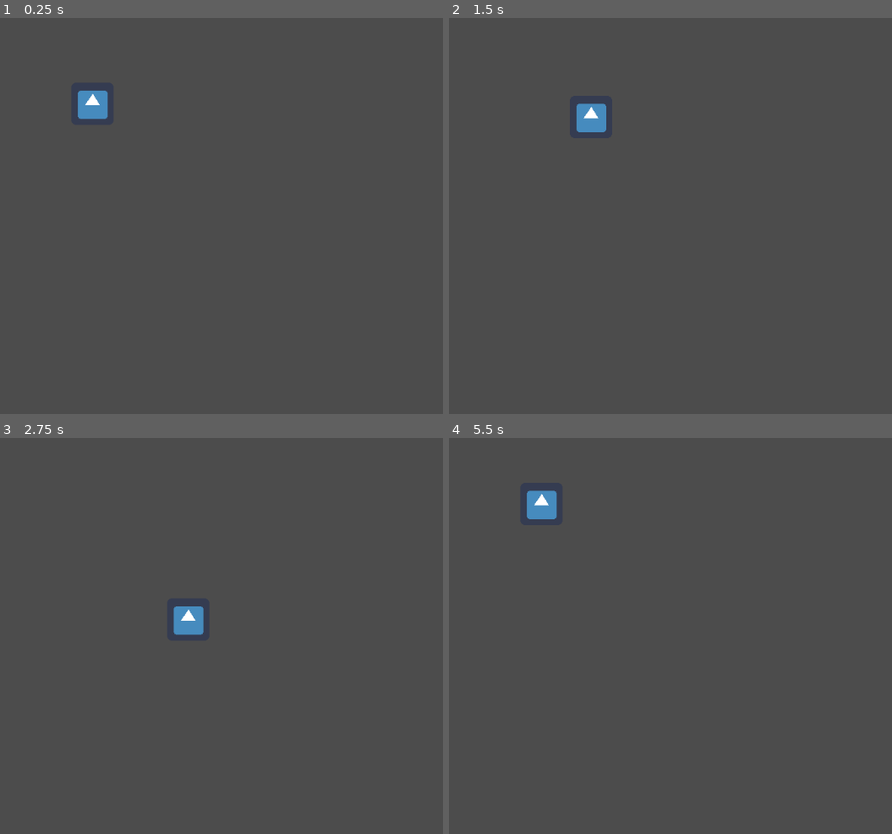
Above: before the commit, frames 1-4 (two rows, left to right).
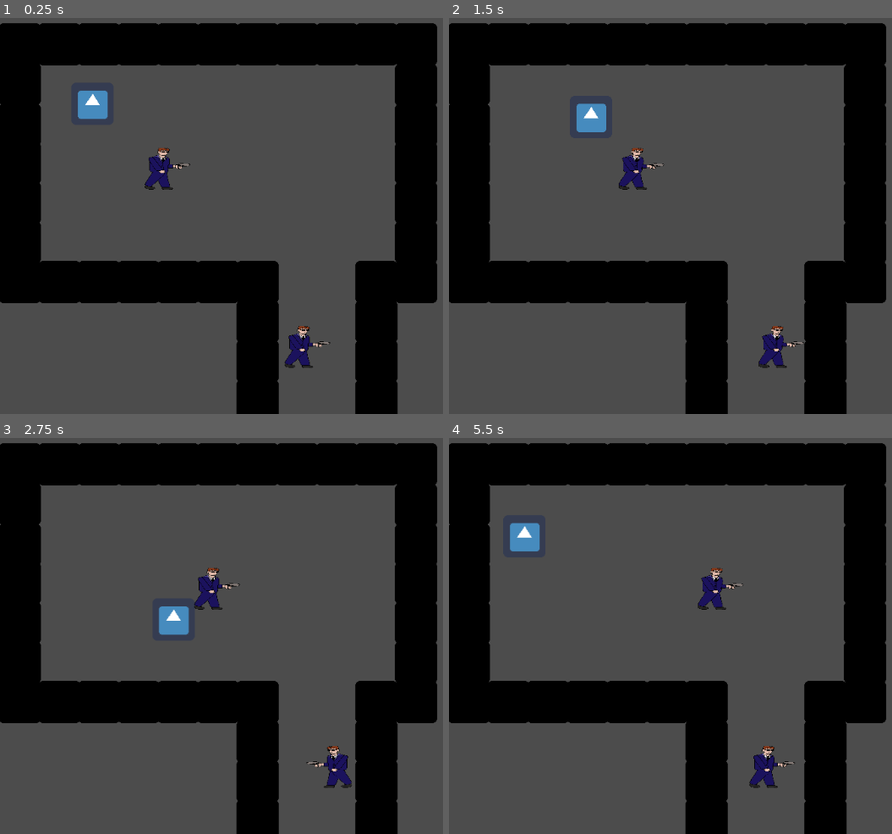
Above: after the commit, the same moments.

Repository: Fin23/game1
Game: Godot game, scene res://World.tscn
Same seed, same stepped clock (60 frames per second), same inputs: the game is played once before the commit and once after it. The engine's default icon, where the game draws it, is replaced by a stand-in: a white triangle on a blue panel in a dark square.
Inputs:
- Up to frame 1 (0.25 s): no input
- Up to frame 2 (1.5 s): hold Right (ui_right) 0.53-1.28 s; hold Down (ui_down) from 1.28 s (still down)
- Up to frame 3 (2.75 s): release Down (ui_down) at 2.03 s; hold Right (ui_right) from 2.03 s (still down)
- Up to frame 4 (5.5 s): release Right (ui_right) at 2.78 s; hold Up (ui_up) 2.78-3.53 s; hold Left (ui_left) 3.53-5.03 s; hold Down (ui_down) from 5.03 s (still down)

The runs differ from the first frame. In frame 1, 35% of the frame differs, in the area x 0-99%, y 1-100%; in frame 2, 35%; in frame 3, 35%; in frame 4, 36%.

Commit message:
adding animations

Diff:
--- /dev/null
+++ b/game2/Enemy.gd
@@ -0,0 +1,30 @@
+extends KinematicBody2D
+
+const GRAVITY = 10
+const SPEED = 30
+const wall = Vector2(0, -1)
+
+var velocity = Vector2()
+
+var direction = 1
+
+
+func _ready():
+	pass
+
+func _physics_process(delta):
+    velocity.x  = SPEED * direction
+
+    if direction == 1:
+        $AnimatedSprite.flip_h = false
+    else:
+        $AnimatedSprite.flip_h = true
+
+    $AnimatedSprite.play("walk")
+
+
+
+    velocity = move_and_slide(velocity, wall)
+
+    if is_on_wall():
+        direction = direction * -1
--- /dev/null
+++ b/game2/Enemy.tscn
@@ -0,0 +1,33 @@
+[gd_scene load_steps=6 format=2]
+
+[ext_resource path="res://Enemy.gd" type="Script" id=1]
+[ext_resource path="res://Game_Sprites/enemy2.png" type="Texture" id=2]
+[ext_resource path="res://Game_Sprites/enemy3.png" type="Texture" id=3]
+
+[sub_resource type="SpriteFrames" id=1]
+animations = [ {
+"frames": [ ExtResource( 2 ), ExtResource( 3 ) ],
+"loop": true,
+"name": "walk",
+"speed": 5.0
+} ]
+
+[sub_resource type="RectangleShape2D" id=2]
+extents = Vector2( 377.143, 830.769 )
+
+[node name="Enemy" type="KinematicBody2D"]
+script = ExtResource( 1 )
+__meta__ = {
+"_edit_group_": true
+}
+
+[node name="AnimatedSprite" type="AnimatedSprite" parent="."]
+position = Vector2( 152.5, 195 )
+scale = Vector2( 0.0651515, 0.0375 )
+frames = SubResource( 1 )
+animation = "walk"
+
+[node name="CollisionShape2D" type="CollisionShape2D" parent="."]
+position = Vector2( 146.357, 198.462 )
+scale = Vector2( 0.0651515, 0.0375 )
+shape = SubResource( 2 )
--- a/game2/KinematicBody2D.gd
+++ b/game2/KinematicBody2D.gd
@@ -1,5 +1,5 @@
 extends KinematicBody2D
-
+#====================== this is for up down side to side movement =================
 var motion = Vector2()
 
 func _process(delta):
@@ -21,3 +21,4 @@
 
 	move_and_slide(motion)
 	pass
+#=============================================================================
--- a/game2/World.tscn
+++ b/game2/World.tscn
@@ -1,16 +1,766 @@
-[gd_scene load_steps=3 format=2]
+[gd_scene load_steps=6 format=2]
 
 [ext_resource path="res://KinematicBody2D.gd" type="Script" id=1]
 [ext_resource path="res://icon.png" type="Texture" id=2]
+[ext_resource path="res://Enemy.tscn" type="PackedScene" id=3]
+
+[sub_resource type="RectangleShape2D" id=1]
+extents = Vector2( 31.4771, 31.789 )
+
+[sub_resource type="RectangleShape2D" id=2]
+extents = Vector2( 32.0928, 32.0436 )
 
 [node name="World" type="Node"]
 
-[node name="KinematicBody2D" type="KinematicBody2D" parent="."]
+[node name="player" type="KinematicBody2D" parent="."]
 position = Vector2( 140, 130 )
 script = ExtResource( 1 )
 __meta__ = {
 "_edit_group_": true
 }
 
-[node name="Sprite" type="Sprite" parent="KinematicBody2D"]
-texture = ExtResource( 2 )
+[node name="Sprite" type="Sprite" parent="player"]
+texture = ExtResource( 2 )
+
+[node name="CollisionShape2D" type="CollisionShape2D" parent="player"]
+shape = SubResource( 1 )
+
+[node name="walls" type="Node" parent="."]
+editor/display_folded = true
+
+[node name="wall" type="StaticBody2D" parent="walls"]
+position = Vector2( 30, 40 )
+__meta__ = {
+"_edit_group_": true
+}
+
+[node name="Sprite" type="Sprite" parent="walls/wall"]
+modulate = Color( 0, 0, 0, 1 )
+texture = ExtResource( 2 )
+
+[node name="CollisionShape2D" type="CollisionShape2D" parent="walls/wall"]
+shape = SubResource( 2 )
+
+[node name="wall2" type="StaticBody2D" parent="walls"]
+position = Vector2( 30, 100 )
+__meta__ = {
+"_edit_group_": true
+}
+
+[node name="Sprite" type="Sprite" parent="walls/wall2"]
+modulate = Color( 0, 0, 0, 1 )
+texture = ExtResource( 2 )
+
+[node name="CollisionShape2D" type="CollisionShape2D" parent="walls/wall2"]
+shape = SubResource( 2 )
+
+[node name="wall14" type="StaticBody2D" parent="walls"]
+position = Vector2( 30, 162 )
+__meta__ = {
+"_edit_group_": true
+}
+
+[node name="Sprite" type="Sprite" parent="walls/wall14"]
+modulate = Color( 0, 0, 0, 1 )
+texture = ExtResource( 2 )
+
+[node name="CollisionShape2D" type="CollisionShape2D" parent="walls/wall14"]
+shape = SubResource( 2 )
+
+[node name="wall15" type="StaticBody2D" parent="walls"]
+position = Vector2( 30, 220 )
+__meta__ = {
+"_edit_group_": true
+}
+
+[node name="Sprite" type="Sprite" parent="walls/wall15"]
+modulate = Color( 0, 0, 0, 1 )
+texture = ExtResource( 2 )
+
+[node name="CollisionShape2D" type="CollisionShape2D" parent="walls/wall15"]
+shape = SubResource( 2 )
+
+[node name="wall16" type="StaticBody2D" parent="walls"]
+position = Vector2( 30, 280 )
+__meta__ = {
+"_edit_group_": true
+}
+
+[node name="Sprite" type="Sprite" parent="walls/wall16"]
+modulate = Color( 0, 0, 0, 1 )
+texture = ExtResource( 2 )
+
+[node name="CollisionShape2D" type="CollisionShape2D" parent="walls/wall16"]
+shape = SubResource( 2 )
+
+[node name="wall20" type="StaticBody2D" parent="walls"]
+position = Vector2( 30, 340 )
+__meta__ = {
+"_edit_group_": true
+}
+
+[node name="Sprite" type="Sprite" parent="walls/wall20"]
+modulate = Color( 0, 0, 0, 1 )
+texture = ExtResource( 2 )
+
+[node name="CollisionShape2D" type="CollisionShape2D" parent="walls/wall20"]
+shape = SubResource( 2 )
+
+[node name="wall21" type="StaticBody2D" parent="walls"]
+position = Vector2( 30, 400 )
+__meta__ = {
+"_edit_group_": true
+}
+
+[node name="Sprite" type="Sprite" parent="walls/wall21"]
+modulate = Color( 0, 0, 0, 1 )
+texture = ExtResource( 2 )
+
+[node name="CollisionShape2D" type="CollisionShape2D" parent="walls/wall21"]
+shape = SubResource( 2 )
+
+[node name="wall22" type="StaticBody2D" parent="walls"]
+position = Vector2( 90, 400 )
+__meta__ = {
+"_edit_group_": true
+}
+
+[node name="Sprite" type="Sprite" parent="walls/wall22"]
+modulate = Color( 0, 0, 0, 1 )
+texture = ExtResource( 2 )
+
+[node name="CollisionShape2D" type="CollisionShape2D" parent="walls/wall22"]
+shape = SubResource( 2 )
+
+[node name="wall23" type="StaticBody2D" parent="walls"]
+position = Vector2( 150, 400 )
+__meta__ = {
+"_edit_group_": true
+}
+
+[node name="Sprite" type="Sprite" parent="walls/wall23"]
+modulate = Color( 0, 0, 0, 1 )
+texture = ExtResource( 2 )
+
+[node name="CollisionShape2D" type="CollisionShape2D" parent="walls/wall23"]
+shape = SubResource( 2 )
+
+[node name="wall24" type="StaticBody2D" parent="walls"]
+position = Vector2( 210, 400 )
+__meta__ = {
+"_edit_group_": true
+}
+
+[node name="Sprite" type="Sprite" parent="walls/wall24"]
+modulate = Color( 0, 0, 0, 1 )
+texture = ExtResource( 2 )
+
+[node name="CollisionShape2D" type="CollisionShape2D" parent="walls/wall24"]
+shape = SubResource( 2 )
+
+[node name="wall25" type="StaticBody2D" parent="walls"]
+position = Vector2( 270, 400 )
+__meta__ = {
+"_edit_group_": true
+}
+
+[node name="Sprite" type="Sprite" parent="walls/wall25"]
+modulate = Color( 0, 0, 0, 1 )
+texture = ExtResource( 2 )
+
+[node name="CollisionShape2D" type="CollisionShape2D" parent="walls/wall25"]
+shape = SubResource( 2 )
+
+[node name="wall26" type="StaticBody2D" parent="walls"]
+position = Vector2( 330, 400 )
+__meta__ = {
+"_edit_group_": true
+}
+
+[node name="Sprite" type="Sprite" parent="walls/wall26"]
+modulate = Color( 0, 0, 0, 1 )
+texture = ExtResource( 2 )
+
+[node name="CollisionShape2D" type="CollisionShape2D" parent="walls/wall26"]
+shape = SubResource( 2 )
+
+[node name="wall27" type="StaticBody2D" parent="walls"]
+position = Vector2( 390, 400 )
+__meta__ = {
+"_edit_group_": true
+}
+
+[node name="Sprite" type="Sprite" parent="walls/wall27"]
+modulate = Color( 0, 0, 0, 1 )
+texture = ExtResource( 2 )
+
+[node name="CollisionShape2D" type="CollisionShape2D" parent="walls/wall27"]
+shape = SubResource( 2 )
+
+[node name="wall32" type="StaticBody2D" parent="walls"]
+position = Vector2( 390, 460 )
+__meta__ = {
+"_edit_group_": true
+}
+
+[node name="Sprite" type="Sprite" parent="walls/wall32"]
+modulate = Color( 0, 0, 0, 1 )
+texture = ExtResource( 2 )
+
+[node name="CollisionShape2D" type="CollisionShape2D" parent="walls/wall32"]
+shape = SubResource( 2 )
+
+[node name="wall33" type="StaticBody2D" parent="walls"]
+position = Vector2( 390, 520 )
+__meta__ = {
+"_edit_group_": true
+}
+
+[node name="Sprite" type="Sprite" parent="walls/wall33"]
+modulate = Color( 0, 0, 0, 1 )
+texture = ExtResource( 2 )
+
+[node name="CollisionShape2D" type="CollisionShape2D" parent="walls/wall33"]
+shape = SubResource( 2 )
+
+[node name="wall35" type="StaticBody2D" parent="walls"]
+position = Vector2( 390, 580 )
+__meta__ = {
+"_edit_group_": true
+}
+
+[node name="Sprite" type="Sprite" parent="walls/wall35"]
+modulate = Color( 0, 0, 0, 1 )
+texture = ExtResource( 2 )
+
+[node name="CollisionShape2D" type="CollisionShape2D" parent="walls/wall35"]
+shape = SubResource( 2 )
+
+[node name="wall38" type="StaticBody2D" parent="walls"]
+position = Vector2( 390, 640 )
+__meta__ = {
+"_edit_group_": true
+}
+
+[node name="Sprite" type="Sprite" parent="walls/wall38"]
+modulate = Color( 0, 0, 0, 1 )
+texture = ExtResource( 2 )
+
+[node name="CollisionShape2D" type="CollisionShape2D" parent="walls/wall38"]
+shape = SubResource( 2 )
+
+[node name="wall39" type="StaticBody2D" parent="walls"]
+position = Vector2( 330, 640 )
+__meta__ = {
+"_edit_group_": true
+}
+
+[node name="Sprite" type="Sprite" parent="walls/wall39"]
+modulate = Color( 0, 0, 0, 1 )
+texture = ExtResource( 2 )
+
+[node name="CollisionShape2D" type="CollisionShape2D" parent="walls/wall39"]
+shape = SubResource( 2 )
+
+[node name="wall40" type="StaticBody2D" parent="walls"]
+position = Vector2( 270, 640 )
+__meta__ = {
+"_edit_group_": true
+}
+
+[node name="Sprite" type="Sprite" parent="walls/wall40"]
+modulate = Color( 0, 0, 0, 1 )
+texture = ExtResource( 2 )
+
+[node name="CollisionShape2D" type="CollisionShape2D" parent="walls/wall40"]
+shape = SubResource( 2 )
+
+[node name="wall41" type="StaticBody2D" parent="walls"]
+position = Vector2( 270, 700 )
+__meta__ = {
+"_edit_group_": true
+}
+
+[node name="Sprite" type="Sprite" parent="walls/wall41"]
+modulate = Color( 0, 0, 0, 1 )
+texture = ExtResource( 2 )
+
+[node name="CollisionShape2D" type="CollisionShape2D" parent="walls/wall41"]
+shape = SubResource( 2 )
+
+[node name="wall42" type="StaticBody2D" parent="walls"]
+position = Vector2( 270, 760 )
+__meta__ = {
+"_edit_group_": true
+}
+
+[node name="Sprite" type="Sprite" parent="walls/wall42"]
+modulate = Color( 0, 0, 0, 1 )
+texture = ExtResource( 2 )
+
+[node name="CollisionShape2D" type="CollisionShape2D" parent="walls/wall42"]
+shape = SubResource( 2 )
+
+[node name="wall43" type="StaticBody2D" parent="walls"]
+position = Vector2( 270, 820 )
+__meta__ = {
+"_edit_group_": true
+}
+
+[node name="Sprite" type="Sprite" parent="walls/wall43"]
+modulate = Color( 0, 0, 0, 1 )
+texture = ExtResource( 2 )
+
+[node name="CollisionShape2D" type="CollisionShape2D" parent="walls/wall43"]
+shape = SubResource( 2 )
+
+[node name="wall44" type="StaticBody2D" parent="walls"]
+position = Vector2( 270, 880 )
+__meta__ = {
+"_edit_group_": true
+}
+
+[node name="Sprite" type="Sprite" parent="walls/wall44"]
+modulate = Color( 0, 0, 0, 1 )
+texture = ExtResource( 2 )
+
+[node name="CollisionShape2D" type="CollisionShape2D" parent="walls/wall44"]
+shape = SubResource( 2 )
+
+[node name="wall45" type="StaticBody2D" parent="walls"]
+position = Vector2( 330, 880 )
+__meta__ = {
+"_edit_group_": true
+}
+
+[node name="Sprite" type="Sprite" parent="walls/wall45"]
+modulate = Color( 0, 0, 0, 1 )
+texture = ExtResource( 2 )
+
+[node name="CollisionShape2D" type="CollisionShape2D" parent="walls/wall45"]
+shape = SubResource( 2 )
+
+[node name="wall46" type="StaticBody2D" parent="walls"]
+position = Vector2( 390, 880 )
+__meta__ = {
+"_edit_group_": true
+}
+
+[node name="Sprite" type="Sprite" parent="walls/wall46"]
+modulate = Color( 0, 0, 0, 1 )
+texture = ExtResource( 2 )
+
+[node name="CollisionShape2D" type="CollisionShape2D" parent="walls/wall46"]
+shape = SubResource( 2 )
+
+[node name="wall47" type="StaticBody2D" parent="walls"]
+position = Vector2( 450, 880 )
+__meta__ = {
+"_edit_group_": true
+}
+
+[node name="Sprite" type="Sprite" parent="walls/wall47"]
+modulate = Color( 0, 0, 0, 1 )
+texture = ExtResource( 2 )
+
+[node name="CollisionShape2D" type="CollisionShape2D" parent="walls/wall47"]
+shape = SubResource( 2 )
+
+[node name="wall48" type="StaticBody2D" parent="walls"]
+position = Vector2( 630, 640 )
+__meta__ = {
+"_edit_group_": true
+}
+
+[node name="Sprite" type="Sprite" parent="walls/wall48"]
+modulate = Color( 0, 0, 0, 1 )
+texture = ExtResource( 2 )
+
+[node name="CollisionShape2D" type="CollisionShape2D" parent="walls/wall48"]
+shape = SubResource( 2 )
+
+[node name="wall49" type="StaticBody2D" parent="walls"]
+position = Vector2( 690, 640 )
+__meta__ = {
+"_edit_group_": true
+}
+
+[node name="Sprite" type="Sprite" parent="walls/wall49"]
+modulate = Color( 0, 0, 0, 1 )
+texture = ExtResource( 2 )
+
+[node name="CollisionShape2D" type="CollisionShape2D" parent="walls/wall49"]
+shape = SubResource( 2 )
+
+[node name="wall50" type="StaticBody2D" parent="walls"]
+position = Vector2( 690, 700 )
+__meta__ = {
+"_edit_group_": true
+}
+
+[node name="Sprite" type="Sprite" parent="walls/wall50"]
+modulate = Color( 0, 0, 0, 1 )
+texture = ExtResource( 2 )
+
+[node name="CollisionShape2D" type="CollisionShape2D" parent="walls/wall50"]
+shape = SubResource( 2 )
+
+[node name="wall51" type="StaticBody2D" parent="walls"]
+position = Vector2( 690, 760 )
+__meta__ = {
+"_edit_group_": true
+}
+
+[node name="Sprite" type="Sprite" parent="walls/wall51"]
+modulate = Color( 0, 0, 0, 1 )
+texture = ExtResource( 2 )
+
+[node name="CollisionShape2D" type="CollisionShape2D" parent="walls/wall51"]
+shape = SubResource( 2 )
+
+[node name="wall52" type="StaticBody2D" parent="walls"]
+position = Vector2( 690, 820 )
+__meta__ = {
+"_edit_group_": true
+}
+
+[node name="Sprite" type="Sprite" parent="walls/wall52"]
+modulate = Color( 0, 0, 0, 1 )
+texture = ExtResource( 2 )
+
+[node name="CollisionShape2D" type="CollisionShape2D" parent="walls/wall52"]
+shape = SubResource( 2 )
+
+[node name="wall53" type="StaticBody2D" parent="walls"]
+position = Vector2( 690, 880 )
+__meta__ = {
+"_edit_group_": true
+}
+
+[node name="Sprite" type="Sprite" parent="walls/wall53"]
+modulate = Color( 0, 0, 0, 1 )
+texture = ExtResource( 2 )
+
+[node name="CollisionShape2D" type="CollisionShape2D" parent="walls/wall53"]
+shape = SubResource( 2 )
+
+[node name="wall54" type="StaticBody2D" parent="walls"]
+position = Vector2( 630, 880 )
+__meta__ = {
+"_edit_group_": true
+}
+
+[node name="Sprite" type="Sprite" parent="walls/wall54"]
+modulate = Color( 0, 0, 0, 1 )
+texture = ExtResource( 2 )
+
+[node name="CollisionShape2D" type="CollisionShape2D" parent="walls/wall54"]
+shape = SubResource( 2 )
+
+[node name="wall55" type="StaticBody2D" parent="walls"]
+position = Vector2( 570, 880 )
+__meta__ = {
+"_edit_group_": true
+}
+
+[node name="Sprite" type="Sprite" parent="walls/wall55"]
+modulate = Color( 0, 0, 0, 1 )
+texture = ExtResource( 2 )
+
+[node name="CollisionShape2D" type="CollisionShape2D" parent="walls/wall55"]
+shape = SubResource( 2 )
+
+[node name="wall56" type="StaticBody2D" parent="walls"]
+position = Vector2( 510, 880 )
+__meta__ = {
+"_edit_group_": true
+}
+
+[node name="Sprite" type="Sprite" parent="walls/wall56"]
+modulate = Color( 0, 0, 0, 1 )
+texture = ExtResource( 2 )
+
+[node name="CollisionShape2D" type="CollisionShape2D" parent="walls/wall56"]
+shape = SubResource( 2 )
+
+[node name="wall3" type="StaticBody2D" parent="walls"]
+position = Vector2( 90, 40 )
+__meta__ = {
+"_edit_group_": true
+}
+
+[node name="Sprite" type="Sprite" parent="walls/wall3"]
+modulate = Color( 0, 0, 0, 1 )
+texture = ExtResource( 2 )
+
+[node name="CollisionShape2D" type="CollisionShape2D" parent="walls/wall3"]
+shape = SubResource( 2 )
+
+[node name="wall4" type="StaticBody2D" parent="walls"]
+position = Vector2( 150, 40 )
+__meta__ = {
+"_edit_group_": true
+}
+
+[node name="Sprite" type="Sprite" parent="walls/wall4"]
+modulate = Color( 0, 0, 0, 1 )
+texture = ExtResource( 2 )
+
+[node name="CollisionShape2D" type="CollisionShape2D" parent="walls/wall4"]
+shape = SubResource( 2 )
+
+[node name="wall5" type="StaticBody2D" parent="walls"]
+position = Vector2( 210, 40 )
+__meta__ = {
+"_edit_group_": true
+}
+
+[node name="Sprite" type="Sprite" parent="walls/wall5"]
+modulate = Color( 0, 0, 0, 1 )
+texture = ExtResource( 2 )
+
+[node name="CollisionShape2D" type="CollisionShape2D" parent="walls/wall5"]
+shape = SubResource( 2 )
+
+[node name="wall6" type="StaticBody2D" parent="walls"]
+position = Vector2( 270, 40 )
+__meta__ = {
+"_edit_group_": true
+}
+
+[node name="Sprite" type="Sprite" parent="walls/wall6"]
+modulate = Color( 0, 0, 0, 1 )
+texture = ExtResource( 2 )
+
+[node name="CollisionShape2D" type="CollisionShape2D" parent="walls/wall6"]
+shape = SubResource( 2 )
+
+[node name="wall7" type="StaticBody2D" parent="walls"]
+position = Vector2( 330, 40 )
+__meta__ = {
+"_edit_group_": true
+}
+
+[node name="Sprite" type="Sprite" parent="walls/wall7"]
+modulate = Color( 0, 0, 0, 1 )
+texture = ExtResource( 2 )
+
+[node name="CollisionShape2D" type="CollisionShape2D" parent="walls/wall7"]
+shape = SubResource( 2 )
+
+[node name="wall8" type="StaticBody2D" parent="walls"]
+position = Vector2( 390, 40 )
+__meta__ = {
+"_edit_group_": true
+}
+
+[node name="Sprite" type="Sprite" parent="walls/wall8"]
+modulate = Color( 0, 0, 0, 1 )
+texture = ExtResource( 2 )
+
+[node name="CollisionShape2D" type="CollisionShape2D" parent="walls/wall8"]
+shape = SubResource( 2 )
+
+[node name="wall9" type="StaticBody2D" parent="walls"]
+position = Vector2( 450, 40 )
+__meta__ = {
+"_edit_group_": true
+}
+
+[node name="Sprite" type="Sprite" parent="walls/wall9"]
+modulate = Color( 0, 0, 0, 1 )
+texture = ExtResource( 2 )
+
+[node name="CollisionShape2D" type="CollisionShape2D" parent="walls/wall9"]
+shape = SubResource( 2 )
+
+[node name="wall10" type="StaticBody2D" parent="walls"]
+position = Vector2( 510, 40 )
+__meta__ = {
+"_edit_group_": true
+}
+
+[node name="Sprite" type="Sprite" parent="walls/wall10"]
+modulate = Color( 0, 0, 0, 1 )
+texture = ExtResource( 2 )
+
+[node name="CollisionShape2D" type="CollisionShape2D" parent="walls/wall10"]
+shape = SubResource( 2 )
+
+[node name="wall11" type="StaticBody2D" parent="walls"]
+position = Vector2( 570, 40 )
+__meta__ = {
+"_edit_group_": true
+}
+
+[node name="Sprite" type="Sprite" parent="walls/wall11"]
+modulate = Color( 0, 0, 0, 1 )
+texture = ExtResource( 2 )
+
+[node name="CollisionShape2D" type="CollisionShape2D" parent="walls/wall11"]
+shape = SubResource( 2 )
+
+[node name="wall12" type="StaticBody2D" parent="walls"]
+position = Vector2( 630, 40 )
+__meta__ = {
+"_edit_group_": true
+}
+
+[node name="Sprite" type="Sprite" parent="walls/wall12"]
+modulate = Color( 0, 0, 0, 1 )
+texture = ExtResource( 2 )
+
+[node name="CollisionShape2D" type="CollisionShape2D" parent="walls/wall12"]
+shape = SubResource( 2 )
+
+[node name="wall13" type="StaticBody2D" parent="walls"]
+position = Vector2( 630, 101.691 )
+__meta__ = {
+"_edit_group_": true
+}
+
+[node name="Sprite" type="Sprite" parent="walls/wall13"]
+modulate = Color( 0, 0, 0, 1 )
+texture = ExtResource( 2 )
+
+[node name="CollisionShape2D" type="CollisionShape2D" parent="walls/wall13"]
+shape = SubResource( 2 )
+
+[node name="wall17" type="StaticBody2D" parent="walls"]
+position = Vector2( 630, 162 )
+__meta__ = {
+"_edit_group_": true
+}
+
+[node name="Sprite" type="Sprite" parent="walls/wall17"]
+modulate = Color( 0, 0, 0, 1 )
+texture = ExtResource( 2 )
+
+[node name="CollisionShape2D" type="CollisionShape2D" parent="walls/wall17"]
+shape = SubResource( 2 )
+
+[node name="wall18" type="StaticBody2D" parent="walls"]
+position = Vector2( 630, 220 )
+__meta__ = {
+"_edit_group_": true
+}
+
+[node name="Sprite" type="Sprite" parent="walls/wall18"]
+modulate = Color( 0, 0, 0, 1 )
+texture = ExtResource( 2 )
+
+[node name="CollisionShape2D" type="CollisionShape2D" parent="walls/wall18"]
+shape = SubResource( 2 )
+
+[node name="wall19" type="StaticBody2D" parent="walls"]
+position = Vector2( 630, 280 )
+__meta__ = {
+"_edit_group_": true
+}
+
+[node name="Sprite" type="Sprite" parent="walls/wall19"]
+modulate = Color( 0, 0, 0, 1 )
+texture = ExtResource( 2 )
+
+[node name="CollisionShape2D" type="CollisionShape2D" parent="walls/wall19"]
+shape = SubResource( 2 )
+
+[node name="wall28" type="StaticBody2D" parent="walls"]
+position = Vector2( 630, 340 )
+__meta__ = {
+"_edit_group_": true
+}
+
+[node name="Sprite" type="Sprite" parent="walls/wall28"]
+modulate = Color( 0, 0, 0, 1 )
+texture = ExtResource( 2 )
+
+[node name="CollisionShape2D" type="CollisionShape2D" parent="walls/wall28"]
+shape = SubResource( 2 )
+
+[node name="wall29" type="StaticBody2D" parent="walls"]
+position = Vector2( 630, 400 )
+__meta__ = {
+"_edit_group_": true
+}
+
+[node name="Sprite" type="Sprite" parent="walls/wall29"]
+modulate = Color( 0, 0, 0, 1 )
+texture = ExtResource( 2 )
+
+[node name="CollisionShape2D" type="CollisionShape2D" parent="walls/wall29"]
+shape = SubResource( 2 )
+
+[node name="wall30" type="StaticBody2D" parent="walls"]
+position = Vector2( 570, 400 )
+__meta__ = {
+"_edit_group_": true
+}
+
+[node name="Sprite" type="Sprite" parent="walls/wall30"]
+modulate = Color( 0, 0, 0, 1 )
+texture = ExtResource( 2 )
+
+[node name="CollisionShape2D" type="CollisionShape2D" parent="walls/wall30"]
+shape = SubResource( 2 )
+
+[node name="wall31" type="StaticBody2D" parent="walls"]
+position = Vector2( 570, 460 )
+__meta__ = {
+"_edit_group_": true
+}
+
+[node name="Sprite" type="Sprite" parent="walls/wall31"]
+modulate = Color( 0, 0, 0, 1 )
+texture = ExtResource( 2 )
+
+[node name="CollisionShape2D" type="CollisionShape2D" parent="walls/wall31"]
+shape = SubResource( 2 )
+
+[node name="wall34" type="StaticBody2D" parent="walls"]
+position = Vector2( 570, 520 )
+__meta__ = {
+"_edit_group_": true
+}
+
+[node name="Sprite" type="Sprite" parent="walls/wall34"]
+modulate = Color( 0, 0, 0, 1 )
+texture = ExtResource( 2 )
+
+[node name="CollisionShape2D" type="CollisionShape2D" parent="walls/wall34"]
+shape = SubResource( 2 )
+
+[node name="wall36" type="StaticBody2D" parent="walls"]
+position = Vector2( 570, 580 )
+__meta__ = {
+"_edit_group_": true
+}
+
+[node name="Sprite" type="Sprite" parent="walls/wall36"]
+modulate = Color( 0, 0, 0, 1 )
+texture = ExtResource( 2 )
+
+[node name="CollisionShape2D" type="CollisionShape2D" parent="walls/wall36"]
+shape = SubResource( 2 )
+
+[node name="wall37" type="StaticBody2D" parent="walls"]
+position = Vector2( 570, 640 )
+__meta__ = {
+"_edit_group_": true
+}
+
+[node name="Sprite" type="Sprite" parent="walls/wall37"]
+modulate = Color( 0, 0, 0, 1 )
+texture = ExtResource( 2 )
+
+[node name="CollisionShape2D" type="CollisionShape2D" parent="walls/wall37"]
+shape = SubResource( 2 )
+
+[node name="Enemy" parent="." instance=ExtResource( 3 )]
+position = Vector2( 90, 30 )
+
+[node name="Enemy3" parent="." instance=ExtResource( 3 )]
+position = Vector2( 220, 510 )
+
+[node name="Enemy2" parent="." instance=ExtResource( 3 )]
+position = Vector2( 302, 300 )
Binary file added: game2/Game_Sprites/enemy1.png
Binary file added: game2/Game_Sprites/enemy2.png
Binary file added: game2/Game_Sprites/enemy3.png
Binary file added: game2/Game_Sprites/enemy4.png
Binary file added: game2/Game_Sprites/enemy5.png
